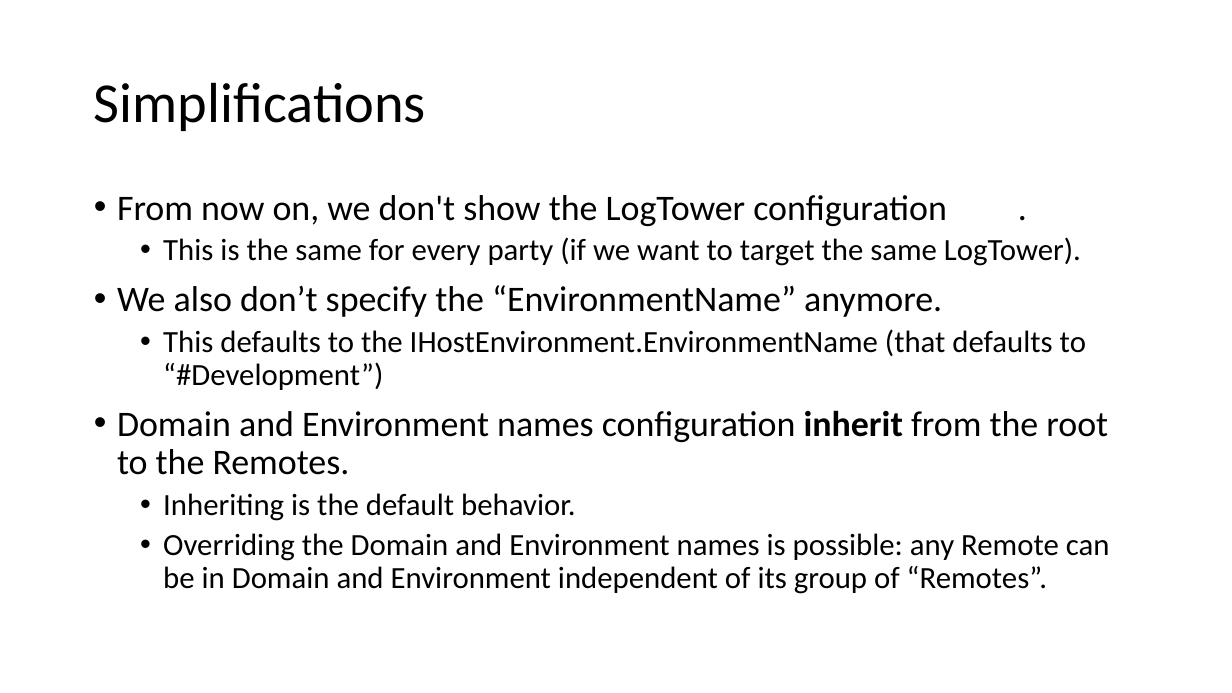
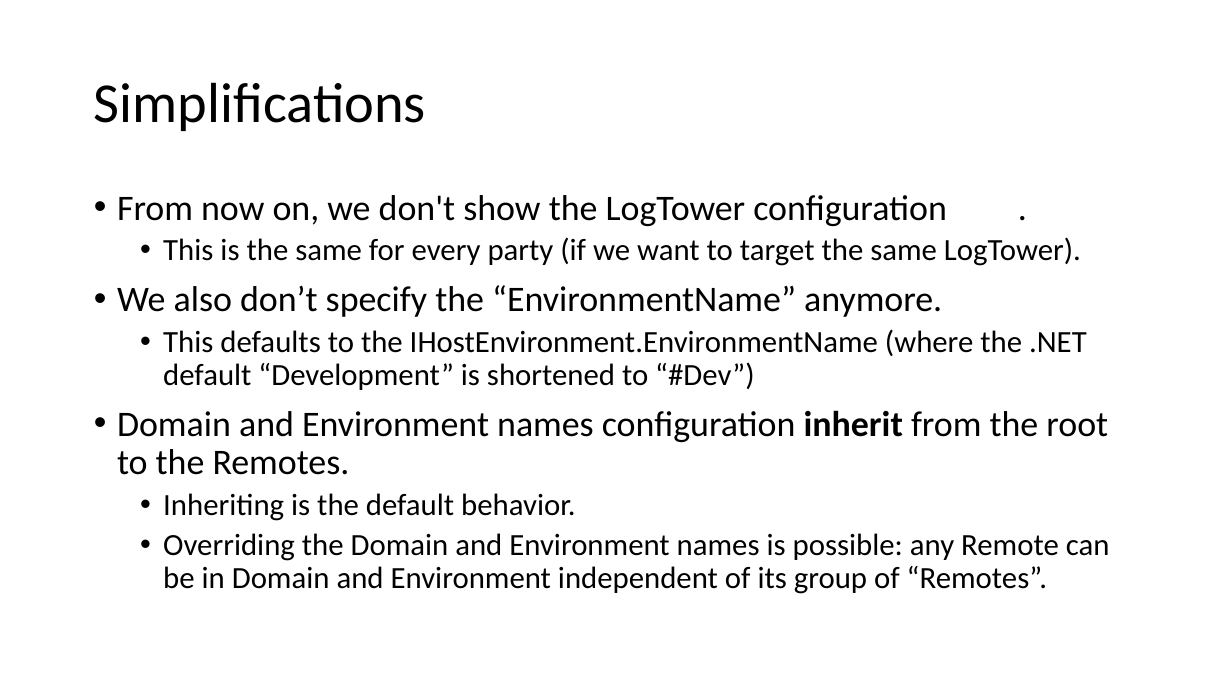
Before and after one commit to signature-opensource/CK-AppIdentity, a slide deck: slide 9 of Doc/CK-AppIdentity.pptx. Drawn at 1232x693 pixels with LibreOffice and Linux fonts; fonts in the diff are those of the drawing. Boxes give left, top, right and bottom in pixels: in the first picture for what was removed or moved away, otherwise in the second. Text is boxed around its words. In the diff, an @@ line names an element or a change of style, - is before the commit and + after.

```diff
--- a/Doc/CK-AppIdentity.pptx
+++ b/Doc/CK-AppIdentity.pptx
@@ text at (x1=163, y1=329, x2=1087, y2=390): text changed @@
-  • This defaults to the IHostEnvironment.EnvironmentName (that defaults to “#Development”)
+  • This defaults to the IHostEnvironment.EnvironmentName (where the .NET default “Development” is shortened to “#Dev”)
```
Also in this commit, not shown: 3 other slides changed, 13 other files.
